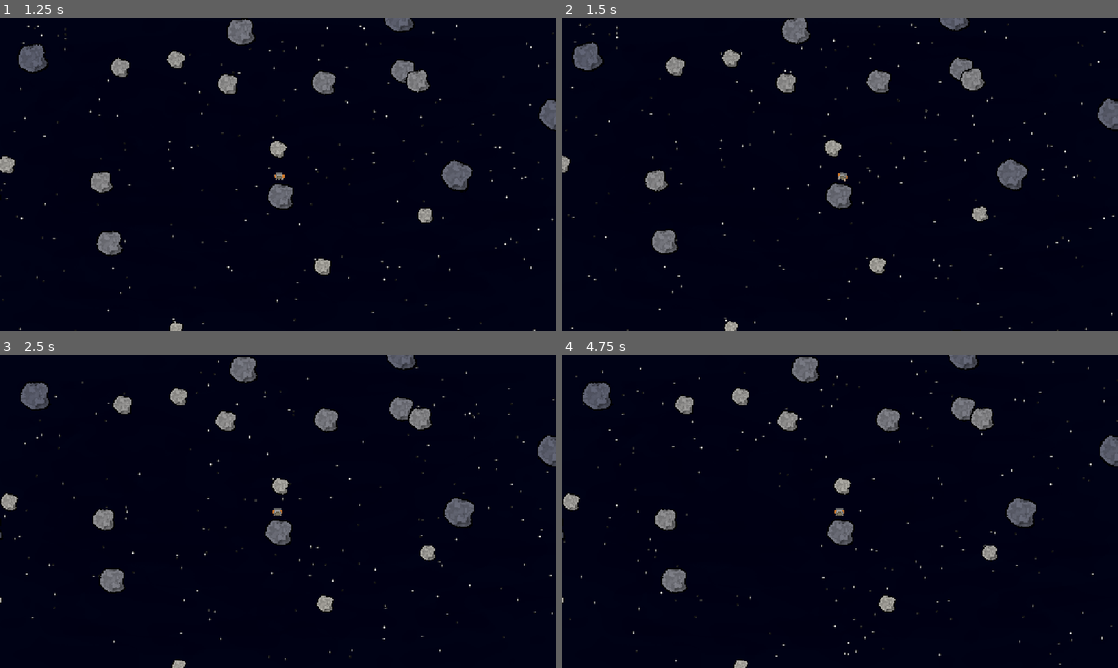
Above: before the commit, frames 1-4 (two rows, left to right).
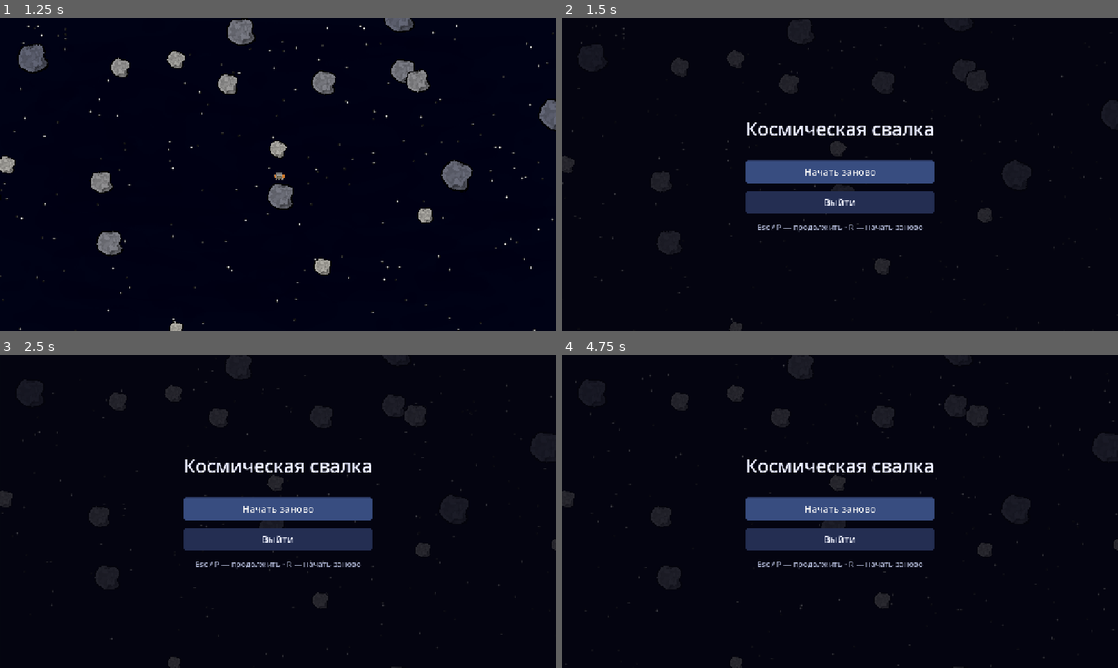
Above: after the commit, the same moments.

Repository: rogaldorn1327/space-scrapheap
Game: Godot game, scene res://scenes/main.tscn
Same seed, same stepped clock (60 frames per second), same inputs: the game is played once before the commit and once after it.
Inputs (mouse positions are in pixels of both pictures, inside the frame that each line leads up to):
- Up to frame 1 (1.25 s): click "Начать игру" at 0.5 s
- Up to frame 2 (1.5 s): move the mouse to (962, 158) at 1.27 s; hold D from 1.28 s (still down); tap P at 1.35 s; click (962, 158) at 1.42 s
- Up to frame 3 (2.5 s): tap R at 1.55, 2.1 s; move the mouse to (166, 527) at 2.02 s; release D at 2.03 s; hold S from 2.03 s (still down); tap P at 2.3 s
- Up to frame 4 (4.75 s): release S at 2.75 s; click (840, 508) at 2.75 s, where only the run after the commit has a clickable "Начать заново"; move the mouse to (895, 442) at 3.52 s; hold D 3.53-4.28 s; tap P at 3.6, 4.55 s; tap R at 3.8, 4.35 s; move the mouse to (812, 574) at 4.27 s; hold W from 4.28 s (still down); click (812, 574) at 4.42 s

Frame 1 is identical in both runs. In frame 2, 10% of the frame differs, in the area x 0-100%, y 0-100%; in frame 3, 11%; in frame 4, 11%.

Commit message:
Bind P to the existing Esc pause/unpause path.
P opens and closes pause like Esc. Ignore P on the start screen and when a LineEdit, TextEdit, or CodeEdit has focus.

Co-authored-by: 1fuck94 <1fuck94@mail.ru>

Diff:
--- a/godot/scripts/menu.gd
+++ b/godot/scripts/menu.gd
@@ -1,7 +1,7 @@
 class_name GameMenu
 extends CanvasLayer
 
-## Стартовое меню и пауза по Esc.
+## Стартовое меню и пауза по Esc / P.
 ## start_immediately переживает reload сцены.
 
 static var start_immediately := false
@@ -40,9 +40,20 @@
 	return key.keycode == KEY_R or key.physical_keycode == KEY_R
 
 
-static func focus_blocks_restart(viewport: Viewport) -> bool:
+static func is_pause_key(event: InputEvent) -> bool:
+	var key := event as InputEventKey
+	if key == null or not key.pressed or key.echo:
+		return false
+	return key.keycode == KEY_P or key.physical_keycode == KEY_P
+
+
+static func focus_blocks_hotkeys(viewport: Viewport) -> bool:
 	var focused := viewport.gui_get_focus_owner()
 	return focused is LineEdit or focused is TextEdit or focused is CodeEdit
+
+
+static func focus_blocks_restart(viewport: Viewport) -> bool:
+	return focus_blocks_hotkeys(viewport)
 
 
 func wants_restart(event: InputEvent, viewport: Viewport = null) -> bool:
@@ -50,7 +61,7 @@
 		viewport = get_viewport()
 	if not is_restart_key(event):
 		return false
-	if focus_blocks_restart(viewport):
+	if focus_blocks_hotkeys(viewport):
 		return false
 	## Стартовый экран — «Начать игру», не рестарт.
 	if _open and not _pause_mode:
@@ -58,14 +69,33 @@
 	return true
 
 
-func _input(event: InputEvent) -> void:
-	if not event.is_action_pressed(&"ui_cancel"):
-		return
+func wants_pause_toggle(event: InputEvent, viewport: Viewport = null) -> bool:
+	if viewport == null:
+		viewport = get_viewport()
+	var cancel := event.is_action_pressed(&"ui_cancel")
+	var p_key := is_pause_key(event)
+	if not cancel and not p_key:
+		return false
+	## P на старте и в полях ввода не трогает паузу; Esc — как раньше.
+	if p_key and focus_blocks_hotkeys(viewport):
+		return false
+	if p_key and _open and not _pause_mode:
+		return false
+	return true
+
+
+func _apply_pause_toggle() -> void:
 	if _open:
 		if _pause_mode:
 			_close()
 	else:
 		_show_pause()
+
+
+func _input(event: InputEvent) -> void:
+	if not wants_pause_toggle(event):
+		return
+	_apply_pause_toggle()
 	get_viewport().set_input_as_handled()
 
 
@@ -157,7 +187,7 @@
 	quit.pressed.connect(_on_quit)
 	column.add_child(quit)
 
-	_hint = _make_hint("Esc — продолжить · R — начать заново")
+	_hint = _make_hint("Esc / P — продолжить · R — начать заново")
 	_hint.visible = false
 	column.add_child(_hint)
 
--- /dev/null
+++ b/godot/tests/verify_pause.gd
@@ -0,0 +1,125 @@
+extends "res://tests/scene_check.gd"
+
+## P и Esc открывают и закрывают паузу одним путём.
+
+
+func _initialize() -> void:
+	call_deferred("_run")
+
+
+func _run() -> void:
+	if not _check_key_filter():
+		return
+	var scene := await boot(3)
+	if scene == null:
+		return
+	var menu := scene.get_node_or_null("Menu") as GameMenu
+	if menu == null:
+		fail("Нет узла Menu")
+		return
+	if not _check_start_screen_ignores_p(menu):
+		return
+	if not _check_play_and_pause_accept_p(menu):
+		return
+	if not await _check_text_focus_ignores_p(scene, menu):
+		return
+	if not _check_same_pause_path():
+		return
+	print("PAUSE_OK")
+	quit(0)
+
+
+func _key(code: Key, pressed: bool = true, echo: bool = false) -> InputEventKey:
+	var event := InputEventKey.new()
+	event.pressed = pressed
+	event.echo = echo
+	event.keycode = code
+	event.physical_keycode = code
+	return event
+
+
+func _check_key_filter() -> bool:
+	if not GameMenu.is_pause_key(_key(KEY_P)):
+		fail("Нажатие P должно быть клавишей паузы")
+		return false
+	if GameMenu.is_pause_key(_key(KEY_P, false)):
+		fail("Отпускание P не должно переключать паузу")
+		return false
+	if GameMenu.is_pause_key(_key(KEY_P, true, true)):
+		fail("Echo P не должен переключать паузу")
+		return false
+	if GameMenu.is_pause_key(_key(KEY_W)):
+		fail("W не должен быть клавишей паузы")
+		return false
+	if GameMenu.is_pause_key(_key(KEY_ESCAPE)):
+		fail("Esc обрабатывается как ui_cancel, не как is_pause_key")
+		return false
+	return true
+
+
+func _check_start_screen_ignores_p(menu: GameMenu) -> bool:
+	if menu.wants_pause_toggle(_key(KEY_P)):
+		fail("На стартовом экране P не должен ставить паузу")
+		return false
+	if not menu.wants_pause_toggle(_key(KEY_ESCAPE)):
+		fail("На стартовом экране Esc по-прежнему ловится (но не закрывает старт)")
+		return false
+	return true
+
+
+func _check_play_and_pause_accept_p(menu: GameMenu) -> bool:
+	menu._close()
+	if not menu.wants_pause_toggle(_key(KEY_P)):
+		fail("В игре P должен открывать паузу")
+		return false
+	if not menu.wants_pause_toggle(_key(KEY_ESCAPE)):
+		fail("В игре Esc должен открывать паузу")
+		return false
+	menu._apply_pause_toggle()
+	if not menu._open or not menu._pause_mode:
+		fail("P/Esc в игре должны открывать тот же экран паузы")
+		return false
+	if not menu.wants_pause_toggle(_key(KEY_P)):
+		fail("В паузе P должен продолжать игру")
+		return false
+	menu._apply_pause_toggle()
+	if menu._open or menu._pause_mode:
+		fail("P в паузе должен закрывать паузу")
+		return false
+	return true
+
+
+func _check_text_focus_ignores_p(scene: Node, menu: GameMenu) -> bool:
+	menu._close()
+	var field := LineEdit.new()
+	scene.add_child(field)
+	field.grab_focus()
+	await process_frame
+	if not GameMenu.focus_blocks_hotkeys(scene.get_viewport()):
+		fail("LineEdit с фокусом должен глушить P")
+		field.queue_free()
+		return false
+	if menu.wants_pause_toggle(_key(KEY_P)):
+		fail("P в поле ввода не должен ставить паузу")
+		field.queue_free()
+		return false
+	if not menu.wants_pause_toggle(_key(KEY_ESCAPE)):
+		fail("Esc в поле ввода по-прежнему ставит паузу")
+		field.queue_free()
+		return false
+	field.queue_free()
+	return true
+
+
+func _check_same_pause_path() -> bool:
+	var menu_src := FileAccess.get_file_as_string("res://scripts/menu.gd")
+	if menu_src.find("wants_pause_toggle") < 0:
+		fail("Меню должно решать, когда P/Esc переключают паузу")
+		return false
+	if menu_src.find("_apply_pause_toggle") < 0:
+		fail("P и Esc должны вызывать один _apply_pause_toggle")
+		return false
+	if menu_src.find("is_pause_key") < 0:
+		fail("P должен распознаваться через is_pause_key")
+		return false
+	return true
Not shown, changed: GAME.md
Not shown, changed: README.md
